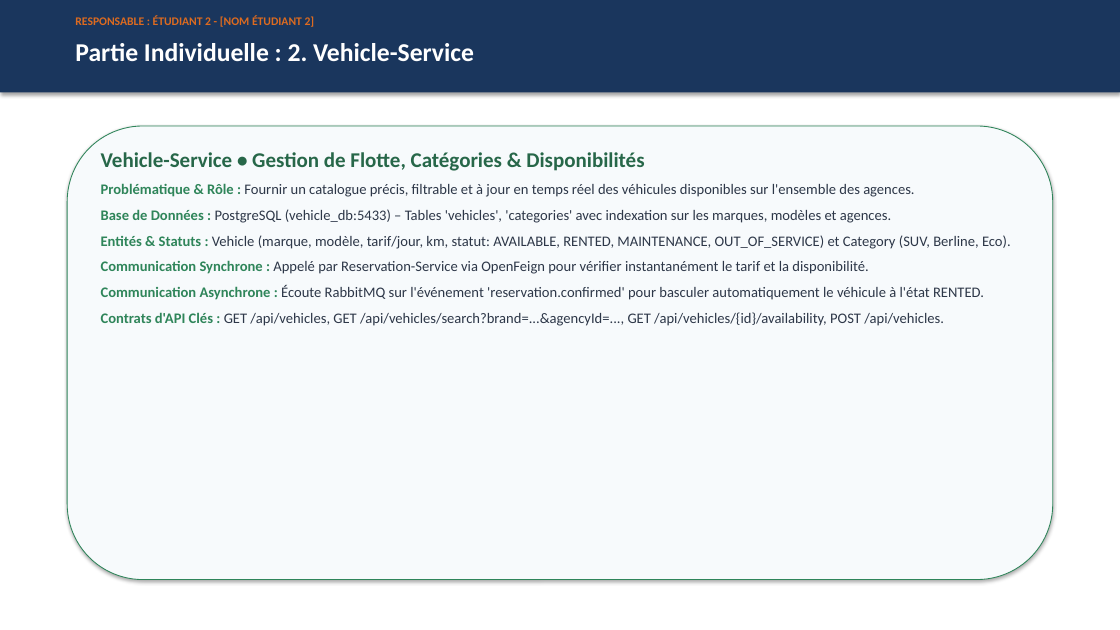
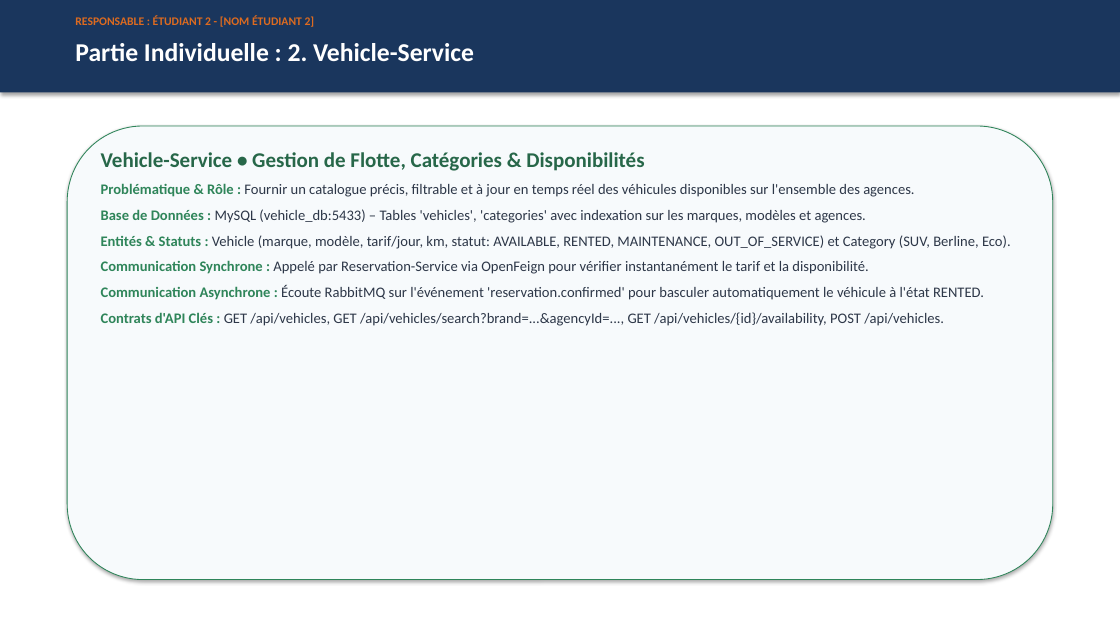
Before and after one commit to rayansayari/awd, a slide deck: slide 8 of Documentation/Presentation/Presentation_Seance4_CarRental.pptx. Drawn at 1120x630 pixels with LibreOffice and Linux fonts; fonts in the diff are those of the drawing. Boxes give left, top, right and bottom in pixels: in the first picture for what was removed or moved away, otherwise in the second. Text is boxed around its words. In the diff, an @@ line names an element or a change of style, - is before the commit and + after.

```diff
--- a/Documentation/Presentation/Presentation_Seance4_CarRental.pptx
+++ b/Documentation/Presentation/Presentation_Seance4_CarRental.pptx
@@ text at [101, 209, 866, 223]: text changed @@
-Base de Données : PostgreSQL (vehicle_db:5433) – Tables 'vehicles', 'categories' avec indexation sur les marques, modèles et agences.
+Base de Données : MySQL (vehicle_db:5433) – Tables 'vehicles', 'categories' avec indexation sur les marques, modèles et agences.
```
Also in this commit, not shown: 7 other slides changed, 34 other files.
